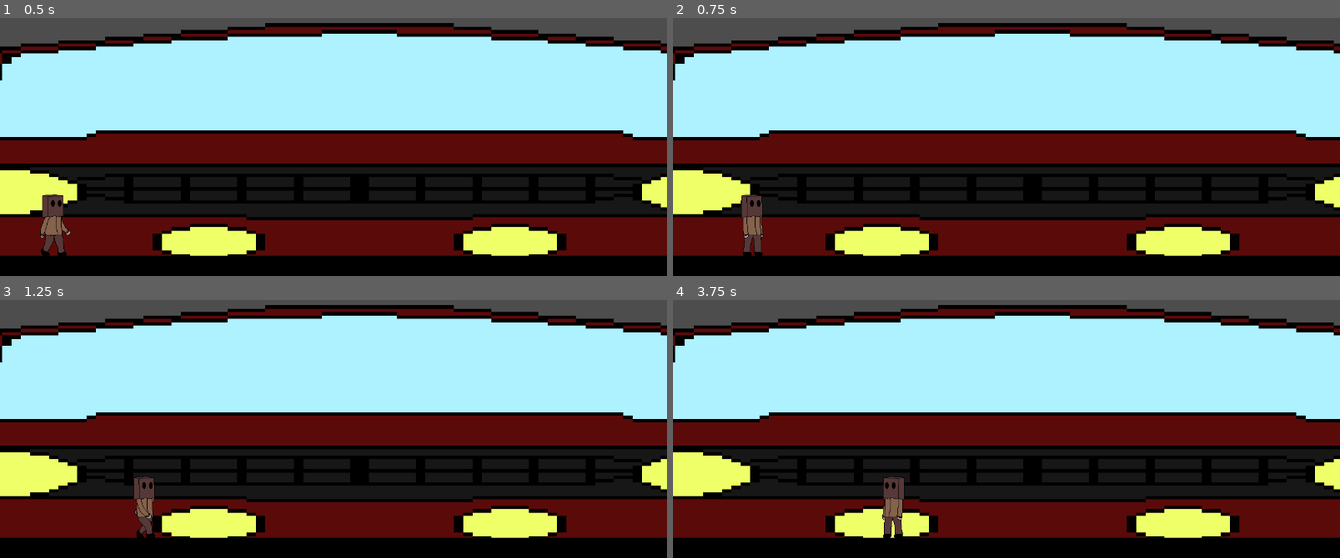
Above: before the commit, frames 1-4 (two rows, left to right).
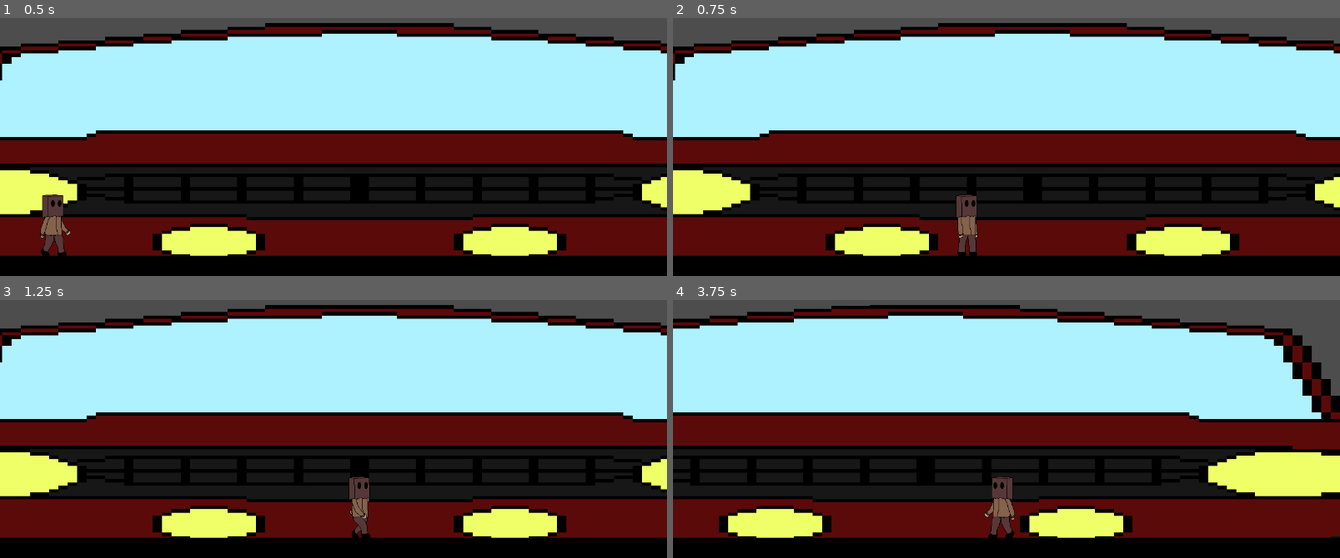
Above: after the commit, the same moments.

Repository: Person-0/littleCrossing
Game: Godot game, scene res://scenes/game.tscn
Two runs of this game, one before a commit and one after it. Both use one fixed random seed, a clock stepped at 60 frames per second and the inputs below.
Inputs:
- Up to frame 1 (0.5 s): no input
- Up to frame 2 (0.75 s): tap Enter at 0.5 s; hold Right (ui_right) from 0.53 s (still down); hold Space (dash, bound only after the commit) from 0.53 s (still down)
- Up to frame 3 (1.25 s): keep holding Right (ui_right); keep holding Space (dash, bound only after the commit)
- Up to frame 4 (3.75 s): release Right (ui_right) at 1.28 s; release Space (dash, bound only after the commit) at 1.28 s; hold A (backward, bound only after the commit) 1.28-2.03 s; tap Space (dash, bound only after the commit) at 1.35, 2.85 s; hold Right (ui_right) 2.03-2.78 s; hold Space (dash, bound only after the commit) 2.03-2.78 s; hold D (forward, bound only after the commit) 2.78-3.53 s; hold Left (ui_left) from 3.53 s (still down); hold Space (dash, bound only after the commit) from 3.53 s (still down)

Frame 1 is identical in both runs. In frame 2, 1.2% of the frame differs, in the area x 10-46%, y 68-93%; in frame 3, 1.1%; in frame 4, 22%, in the area x 0-100%, y 1-93%.

Commit message:
implemented dash that is weird rn

Diff:
--- a/project.godot
+++ b/project.godot
@@ -21,6 +21,27 @@
 window/size/viewport_height=720
 window/size/resizable=false
 
+[input]
+
+forward={
+"deadzone": 0.2,
+"events": [Object(InputEventKey,"resource_local_to_scene":false,"resource_name":"","device":-1,"window_id":0,"alt_pressed":false,"shift_pressed":false,"ctrl_pressed":false,"meta_pressed":false,"pressed":false,"keycode":0,"physical_keycode":68,"key_label":0,"unicode":100,"location":0,"echo":false,"script":null)
+, Object(InputEventKey,"resource_local_to_scene":false,"resource_name":"","device":-1,"window_id":0,"alt_pressed":false,"shift_pressed":false,"ctrl_pressed":false,"meta_pressed":false,"pressed":false,"keycode":0,"physical_keycode":4194321,"key_label":0,"unicode":0,"location":0,"echo":false,"script":null)
+]
+}
+backward={
+"deadzone": 0.2,
+"events": [Object(InputEventKey,"resource_local_to_scene":false,"resource_name":"","device":-1,"window_id":0,"alt_pressed":false,"shift_pressed":false,"ctrl_pressed":false,"meta_pressed":false,"pressed":false,"keycode":0,"physical_keycode":65,"key_label":0,"unicode":97,"location":0,"echo":false,"script":null)
+, Object(InputEventKey,"resource_local_to_scene":false,"resource_name":"","device":-1,"window_id":0,"alt_pressed":false,"shift_pressed":false,"ctrl_pressed":false,"meta_pressed":false,"pressed":false,"keycode":0,"physical_keycode":4194319,"key_label":0,"unicode":0,"location":0,"echo":false,"script":null)
+]
+}
+dash={
+"deadzone": 0.2,
+"events": [Object(InputEventKey,"resource_local_to_scene":false,"resource_name":"","device":-1,"window_id":0,"alt_pressed":false,"shift_pressed":false,"ctrl_pressed":false,"meta_pressed":false,"pressed":false,"keycode":0,"physical_keycode":32,"key_label":0,"unicode":32,"location":0,"echo":false,"script":null)
+, Object(InputEventKey,"resource_local_to_scene":false,"resource_name":"","device":-1,"window_id":0,"alt_pressed":false,"shift_pressed":false,"ctrl_pressed":false,"meta_pressed":false,"pressed":false,"keycode":0,"physical_keycode":88,"key_label":0,"unicode":120,"location":0,"echo":false,"script":null)
+]
+}
+
 [physics]
 
 3d/physics_engine="Jolt Physics"
--- a/scripts/playerMovement.gd
+++ b/scripts/playerMovement.gd
@@ -3,12 +3,21 @@
 @onready var sprite = $AnimatedSprite2D
 
 const SPEED = 250.0
+const DASHSPEED = 100
+const DASH_COOLDOWN = 5000
+const DASH_DURATION = 150
+
 var isAnim = false
+var dashTimer = 0
 
 func _physics_process(delta: float) -> void:
-	var direction := Input.get_axis("ui_left", "ui_right")
+	var direction := Input.get_axis("backward", "forward")
+	var dash = Input.is_action_pressed("dash")
 	if direction:
 		velocity.x = direction * SPEED
+		if dash and dashTimer <= 0:
+			velocity.x *= DASHSPEED
+			dashTimer = DASH_COOLDOWN
 		if not isAnim:
 			isAnim = true
 			sprite.play("walk")
